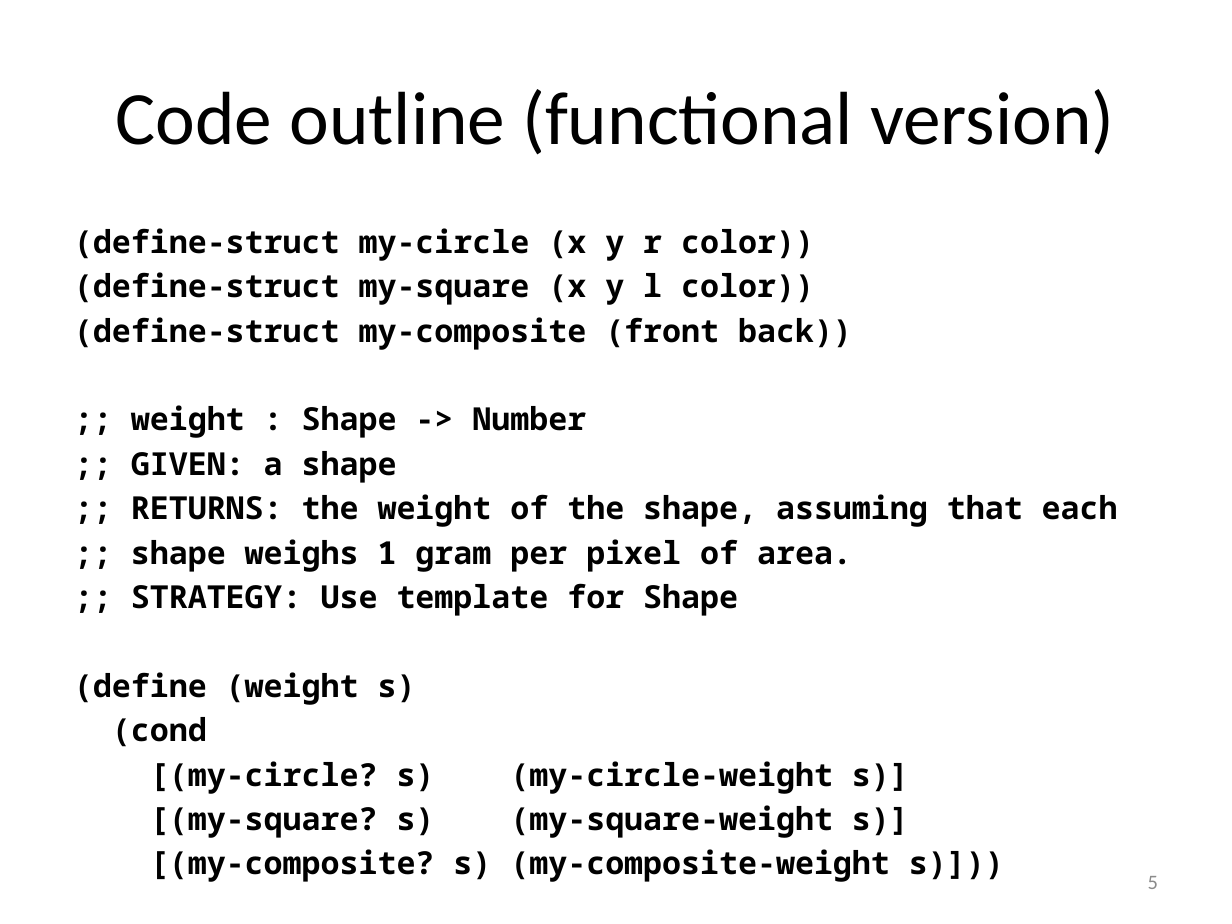
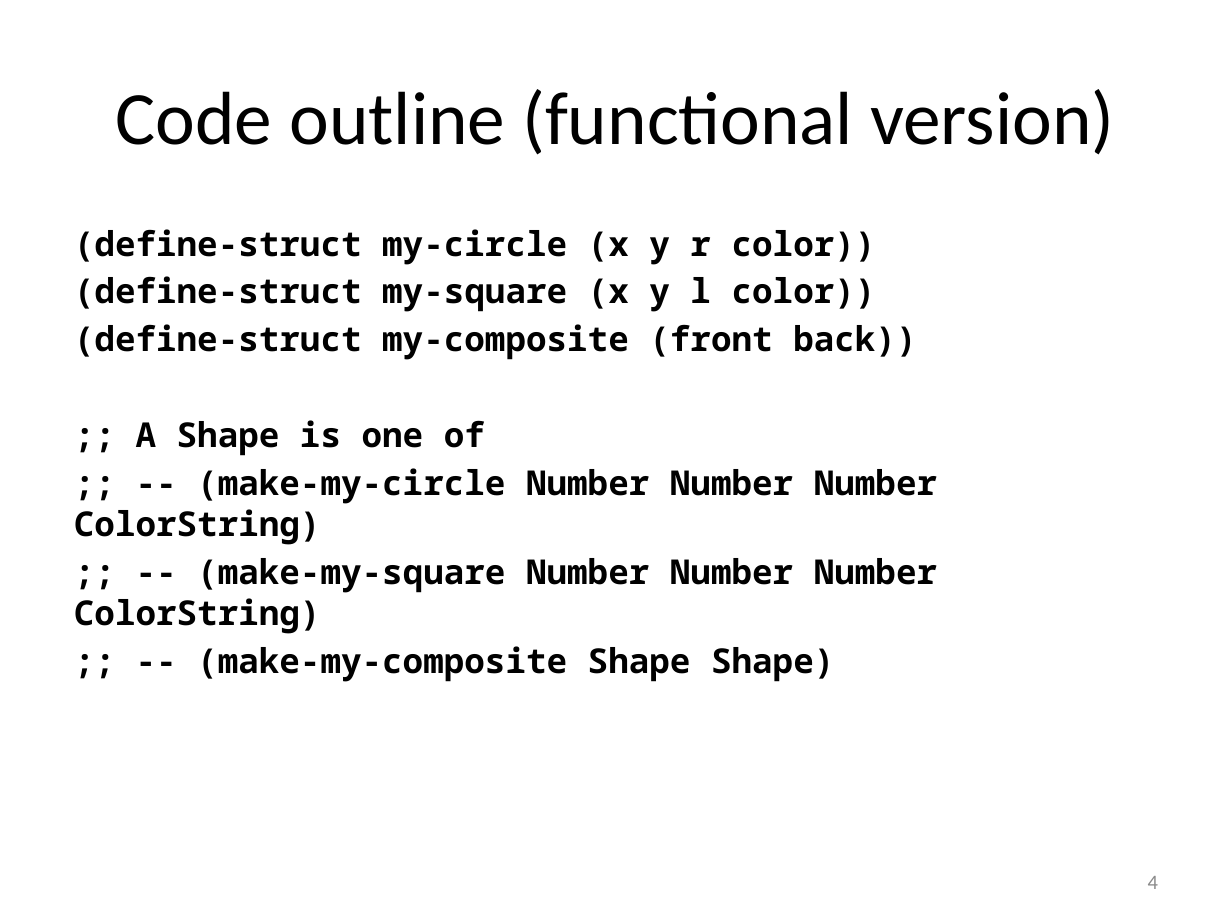
Before and after one commit to mwand/cs5010f16, a slide deck: slide 4 of Slides/Lesson 9.3 Functions vs Classes.pptx (slide 5 before the commit). Drawn at 1232x924 pixels with LibreOffice and Linux fonts; fonts in the diff are those of the drawing. Boxes give left, top, right and bottom in pixels: in the first picture for what was removed or moved away, otherwise in the second. Text is boxed around its words. In the diff, an @@ line names an element or a change of style, - is before the commit and + after.

```diff
--- a/Slides/Lesson 9.3 Functions vs Classes.pptx
+++ b/Slides/Lesson 9.3 Functions vs Classes.pptx
@@ text at (74, 229, 916, 360): size 18.5 to 20 pt in "(define-struct my-circle (x y r color))", "(define-struct my-square (x y l color))", "(define-struct my-composite (front back))" @@
@@ text at (74, 420, 937, 682): text changed; size 18.5 to 20 pt @@
-;; weight : Shape -> Number
-;; GIVEN: a shape
-;; RETURNS: the weight of the shape, assuming that each
-;; shape weighs 1 gram per pixel of area.
-;; STRATEGY: Use template for Shape
-(define (weight s)
-(cond
-[(my-circle? s) (my-circle-weight s)]
-[(my-square? s) (my-square-weight s)]
-[(my-composite? s) (my-composite-weight s)]))
+;; A Shape is one of
+;; -- (make-my-circle Number Number Number ColorString)
+;; -- (make-my-square Number Number Number ColorString)
+;; -- (make-my-composite Shape Shape)
@@ page number at (1148, 876, 1158, 889): text changed @@
-5
+4
```
Also in this commit, not shown: 1 other slide changed, 2 slides added, 7 other files.
